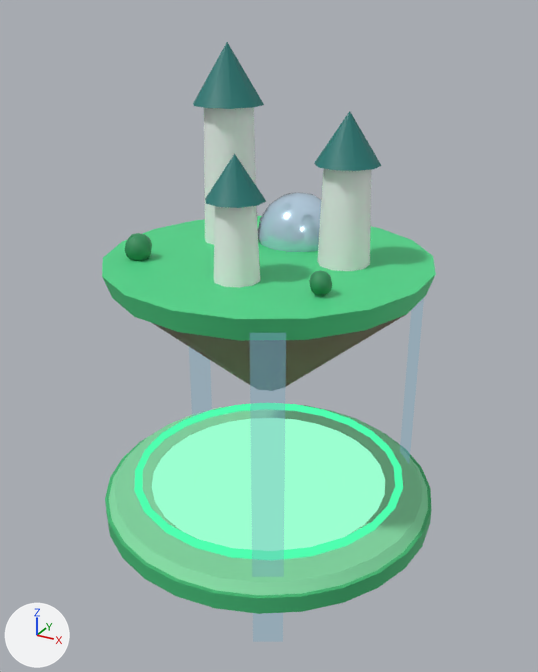
The glTF model art/models/tier-17-sky-citadel.glb as it was, and as the next commit left it.
Both versions are drawn from a 50 mm lens placed at (0.941, -1.708, 1.403), pointed at (0.011, -0.017, 0.558). Arrows for +X, +Y and +Z are at lower left; the lights stay in place. The first picture is the older version. Where no turn or scale is listed for an object, it has been applied to the vertices. Vertices at exactly the same position are counted once.

Script lines for the objects in view, before the commit:
```python
me_mesh_0 = bpy.data.meshes.new('Mesh_0')
me_mesh_0.from_pydata(...)  # 119 vertices, 224 faces; spans x -0.5..0.5, y -0.5..0.5, z 0.0..0.075
me_mesh_0.materials.append(mat_material_0)
me_mesh_1 = bpy.data.meshes.new('Mesh_1')
me_mesh_1.from_pydata(...)  # 211 vertices, 400 faces; spans x -0.412..0.412, y -0.412..0.412, z 0.075..0.11
me_mesh_1.materials.append(mat_material_1)
me_mesh_2 = bpy.data.meshes.new('Mesh_2')
me_mesh_2.from_pydata(...)  # 192 vertices, 348 faces; spans x -0.443..0.443, y -0.45..0.45, z -0.32..0.44
me_mesh_2.materials.append(mat_material_0)
me_mesh_3 = bpy.data.meshes.new('Mesh_3')
me_mesh_3.from_pydata(...)  # a 10-sided cone pointing to +z spanning x -0.275..-0.085, y 0.0..0.2, z 0.44..0.6; a 10-sided cone pointing to +z spanning x 0.119..0.281, y -0.035..0.135, z 0.32..0.45; a 10-sided cone pointing to +z spanning x -0.051..0.091, y -0.275..-0.125, z 0.26..0.37
me_mesh_3.materials.append(mat_material_2)  # its picture is missing
me_mesh_4 = bpy.data.meshes.new('Mesh_4')
me_mesh_4.from_pydata(...)  # a UV sphere (14 segments, 8 rings, poles along z) spanning x -0.12..0.12, y 0.063..0.297, z -0.04..0.2
me_mesh_4.materials.append(mat_material_3)
ob_gloss = bpy.data.objects.new('gloss', me_mesh_4)
ob_gloss.location = (0.0, 0.0, 0.724)
ob_glow = bpy.data.objects.new('glow', me_mesh_1)
ob_glow.location = (0.0, 0.0, 0.0)
ob_matte = bpy.data.objects.new('matte', me_mesh_0)
ob_matte.location = (0.0, 0.0, 0.0)
ob_matte_001 = bpy.data.objects.new('matte.001', me_mesh_2)
ob_matte_001.location = (0.0, 0.0, 0.724)
ob_roof = bpy.data.objects.new('roof', me_mesh_3)
ob_roof.location = (0.0, 0.0, 0.724)
```
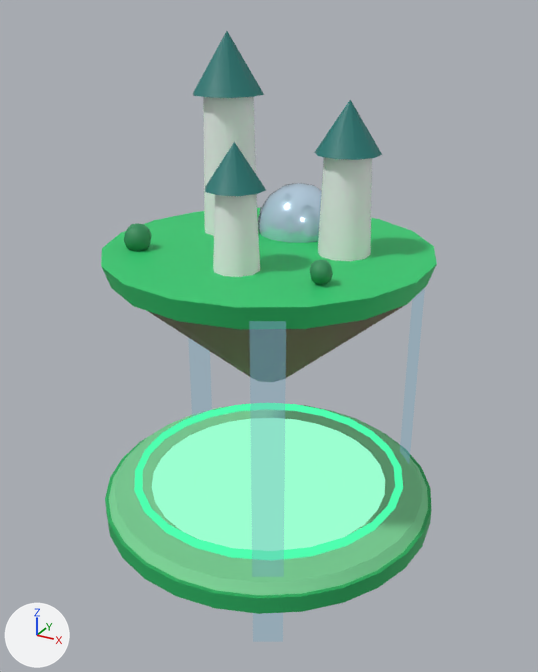
Changed parts and their boxes [x1, y1, x2, y2] in the pictures (538 x 672 px):
'matte.001', recoloured, moved: before [102, 107, 436, 391]; after [101, 97, 437, 382]
'roof', moved: before [193, 42, 382, 208]; after [193, 31, 382, 196]
'gloss', moved: before [258, 192, 321, 252]; after [258, 183, 322, 243]
part 1 of me_mesh_0, recoloured: [105, 411, 432, 614] in both
part 2 of me_mesh_2, recoloured: before [102, 216, 436, 341]; after [101, 208, 437, 329]

What the commit changed:
me_mesh_0 has 119 vertices, 224 faces and spans x -0.5..0.5, y -0.5..0.5, z 0.0..0.075.
me_mesh_0 is used by ob_matte; location (0.0, 0.0, 0.0).
me_mesh_0 part 1: 224 faces centred in x -0.496..0.496, y -0.496..0.496, z 0.0..0.075 are repainted in the vertex colours; the middle colour goes from green #6ccf92 to green #5dc480.
me_mesh_2 has 192 vertices, 348 faces and spans x -0.443..0.443, y -0.45..0.45, z -0.32..0.44.
me_mesh_2 is used by ob_matte_001; location (0.0, 0.0, 0.724).
me_mesh_2 part 2: 72 faces centred in x -0.437..0.437, y -0.434..0.434, z 0.0..0.06 are repainted in the vertex colours; the middle colour goes from green #4fd88b to green #2ecc71.
Object 'matte.001' (ob_matte_001) moves from (0.0, 0.0, 0.724) to (0.0, 0.0, 0.751).
Object 'roof' (ob_roof) moves from (0.0, 0.0, 0.724) to (0.0, 0.0, 0.751).
Object 'gloss' (ob_gloss) moves from (0.0, 0.0, 0.724) to (0.0, 0.0, 0.751).
